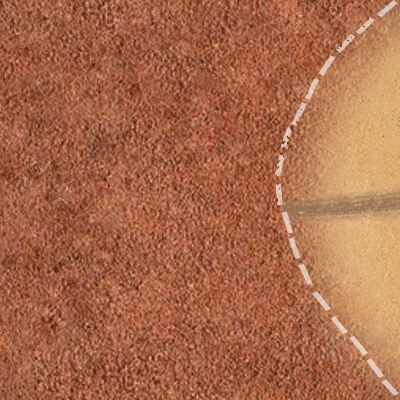
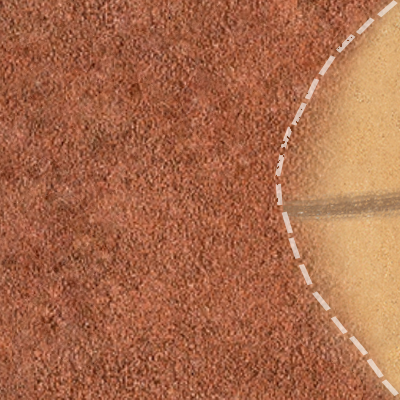
Layers edited between the first and the second 400×400 image:
painted on "Слой 2" over 277, 0, 400, 400
